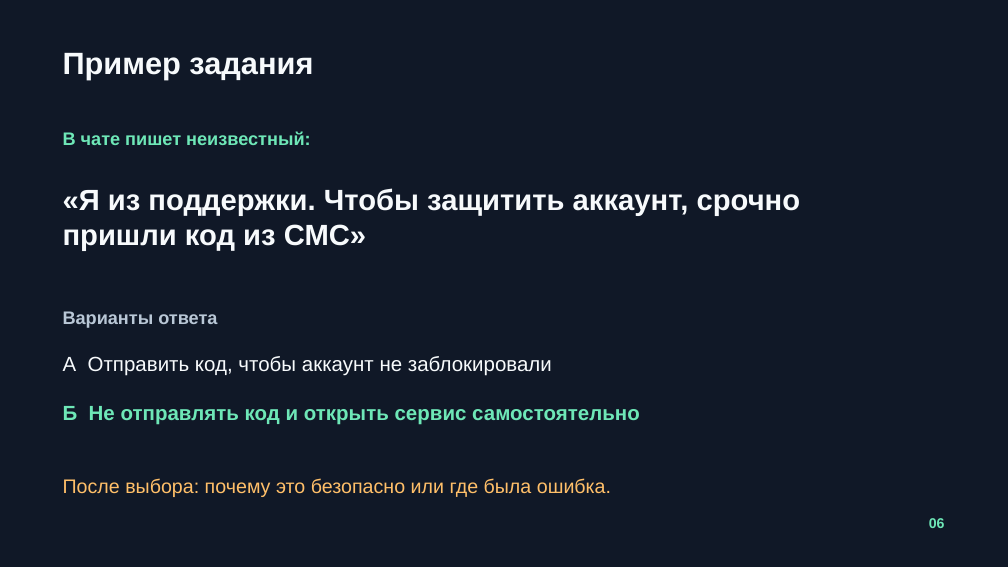
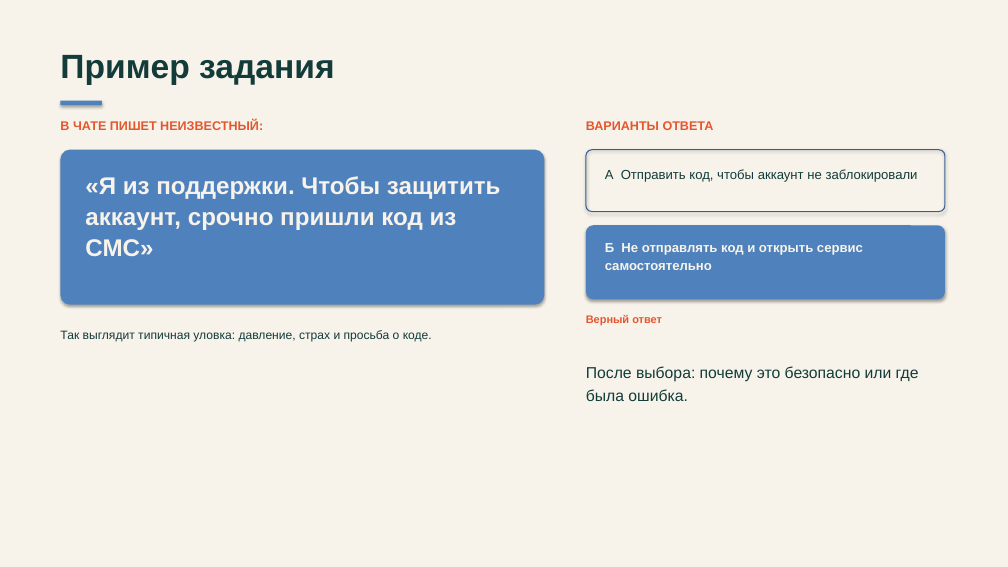
Before and after one commit to gvibco/antishema, a slide deck: slide 6 of АнтиСхема_презентация_Посысаев_Иван_Шульга_Георгий.odp. Drawn at 1008x567 pixels with LibreOffice and Linux fonts; fonts in the diff are those of the drawing. Boxes give left, top, right and bottom in pixels: in the first picture for what was removed or moved away, otherwise in the second. Text is boxed around its words. In the diff, an @@ line names an element or a change of style, - is before the commit and + after.

```diff
--- a/АнтиСхема_презентация_Посысаев_Иван_Шульга_Георгий.odp
+++ b/АнтиСхема_презентация_Посысаев_Иван_Шульга_Георгий.odp
@@ background #101827 to #F7F3EA @@
@@ text "Пример задания" at (60, 55, 335, 85): size 29.3 to 32 pt, text colour #F7FAFC to #123B3A; line spacing 1 to 1.08; vertical alignment middle to top @@
@@ text "В ЧАТЕ ПИШЕТ НЕИЗВЕСТНЫЙ:" at (60, 121, 263, 130): vertical alignment middle to top @@
@@ rectangle added at (60, 101, 102, 105), fill #4F81BD @@
@@ text "ВАРИАНТЫ ОТВЕТА" at (586, 121, 714, 130): vertical alignment middle to top @@
@@ text at (60, 121, 263, 130): text changed; size 17.3 to 12 pt; text colour #6EE7B7 to #E4572E @@
-В чате пишет неизвестный:
+В ЧАТЕ ПИШЕТ НЕИЗВЕСТНЫЙ:
@@ text at (586, 121, 714, 130): text changed; size 17.3 to 12 pt; text colour #B9C7D6 to #E4572E @@
-Варианты ответа
+ВАРИАНТЫ ОТВЕТА
@@ rounded rectangle added at (60, 150, 544, 305), fill #4F81BD @@
@@ text "«Я из поддержки. Чтобы защитить ...": place and size @@
-text "«Я из поддержки. Чтобы защитить ..." at (63, 188, 801, 251)
+text "«Я из поддержки. Чтобы защитить ..." at (85, 176, 501, 256)
@@ text "«Я из поддержки. Чтобы защитить ..." at (85, 176, 501, 256): size 27.8 to 23 pt, text colour #F7FAFC to #F7F3EA; line spacing 1 to 1.08; vertical alignment middle to top @@
@@ rounded rectangle added at (586, 150, 945, 212), outline #376092 0.99 pt @@
@@ text "А Отправить код, чтобы аккаунт ...": place and size @@
-text "А Отправить код, чтобы аккаунт ..." at (63, 356, 552, 376)
+text "А Отправить код, чтобы аккаунт ..." at (605, 169, 918, 182)
@@ text "А Отправить код, чтобы аккаунт ..." at (605, 169, 918, 182): size 19.5 to 12.5 pt, text colour #F7FAFC to #123B3A; line spacing 1 to 1.1; vertical alignment middle to top @@
@@ rounded rectangle added at (586, 225, 945, 299), fill #4F81BD @@
@@ text "Б Не отправлять код и ...": place and size @@
-text "Б Не отправлять код и ..." at (63, 406, 640, 425)
+text "Б Не отправлять код и ..." at (605, 243, 863, 270)
@@ text "Б Не отправлять код и ..." at (605, 243, 863, 270): size 19.5 to 12.5 pt, text colour #6EE7B7 to #F7F3EA; line spacing 1 to 1.1; vertical alignment middle to top @@
@@ text added at (586, 315, 662, 325), 10.5 pt, text #E4572E, bold @@
+Верный ответ
@@ text added at (60, 330, 432, 342), 11.5 pt, text #123B3A @@
+Так выглядит типичная уловка: давление, страх и просьба о коде.
@@ text "После выбора: почему это безопасно ...": place and size @@
-text "После выбора: почему это безопасно ..." at (63, 478, 611, 497)
+text "После выбора: почему это безопасно ..." at (586, 366, 919, 401)
@@ text "После выбора: почему это безопасно ..." at (586, 366, 919, 401): size 18.7 to 15 pt, text colour #FFBF69 to #123B3A; line spacing 1 to 1.2; vertical alignment middle to top @@
@@ text removed at (929, 518, 945, 528) @@
-06
```
Also in this commit, not shown: 8 other slides changed, 2 slides added, 1 slide removed, 20 other files.
